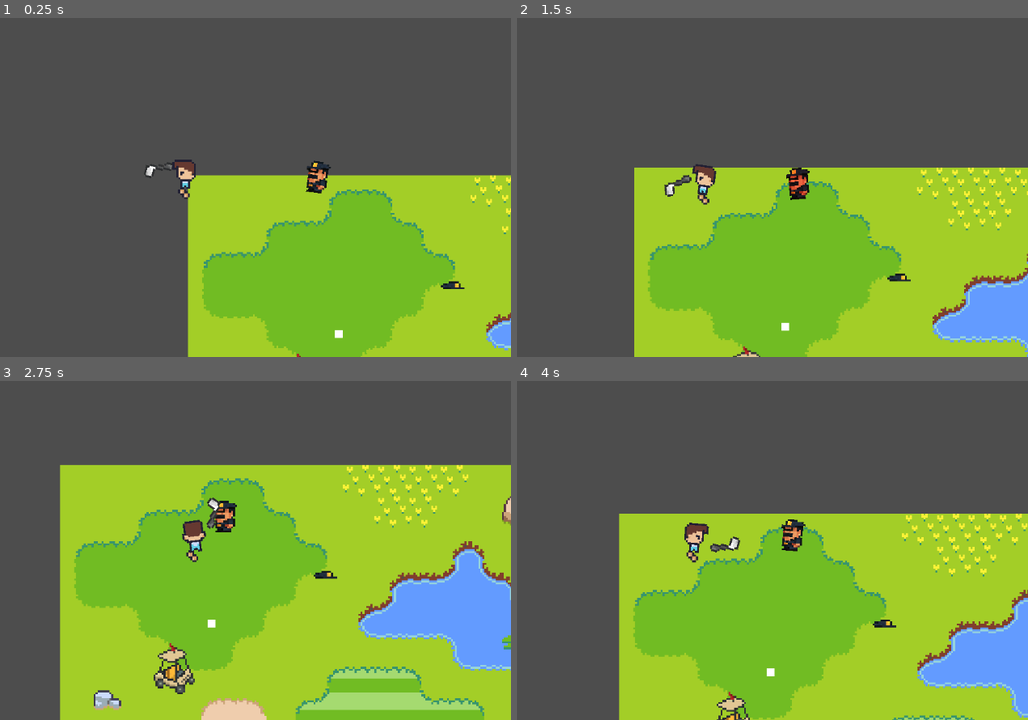
Above: before the commit, frames 1-4 (two rows, left to right).
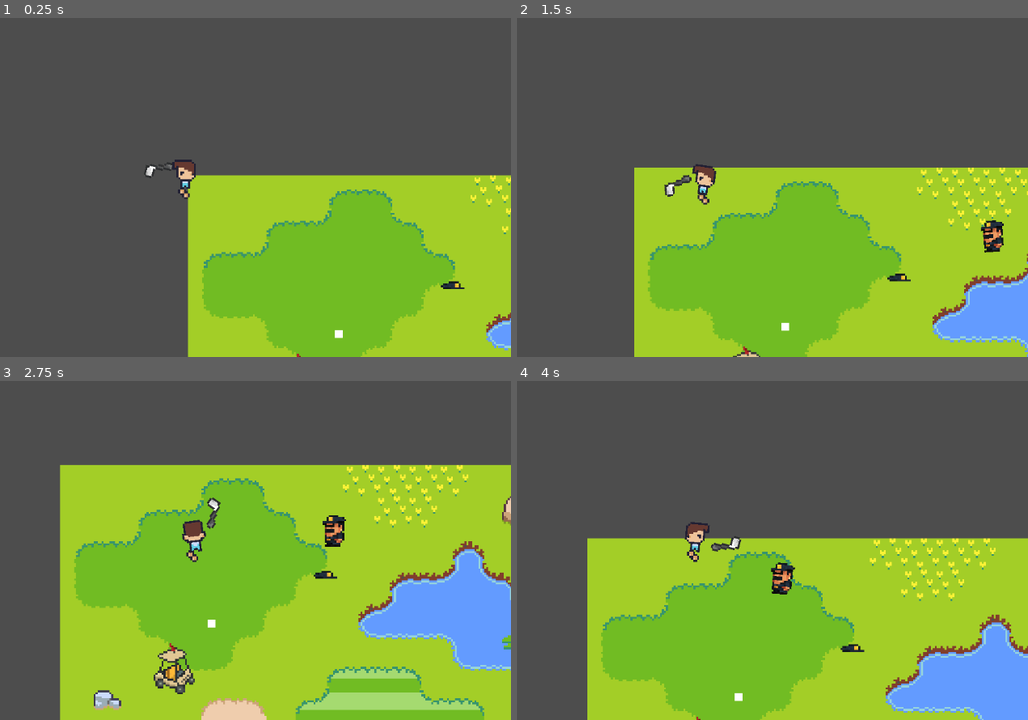
Above: after the commit, the same moments.

Repository: DiegoChiodi/Golf-Godot-HO-MY-GOLF
Game: Godot game, scene res://Scenes/RoomMaster.tscn
Two runs of this game, one before a commit and one after it. Both use one fixed random seed, a clock stepped at 60 frames per second and the inputs below.
Inputs (mouse positions are in pixels of both pictures, inside the frame that each line leads up to):
- Up to frame 1 (0.25 s): no input
- Up to frame 2 (1.5 s): move the mouse to (818, 177) at 0.52 s; press the mouse at (818, 177) at 0.53 s; hold D (move_right) 0.53-1.28 s; move the mouse to (578, 194) at 1.27 s; release the mouse at (578, 194) at 1.28 s; hold S (move_down) from 1.28 s (still down); tap Space (move_space) at 1.35 s
- Up to frame 3 (2.75 s): move the mouse to (250, 458) at 2.02 s; release S (move_down) at 2.03 s; press the mouse at (250, 458) at 2.03 s; hold D (move_right) from 2.03 s (still down)
- Up to frame 4 (4 s): move the mouse to (670, 611) at 2.77 s; release D (move_right) at 2.78 s; release the mouse at (670, 611) at 2.78 s; hold W (move_up) 2.78-3.53 s; tap Space (move_space) at 2.85 s; move the mouse to (900, 591) at 3.52 s; press the mouse at (900, 591) at 3.53 s; hold A (move_left) from 3.53 s (still down)

The runs differ from the first frame. In frame 1, 0.3% of the frame differs, in the area x 59-65%, y 42-52%; in frame 2, 0.7%; in frame 3, 0.7%; in frame 4, 22%, in the area x 13-100%, y 39-100%.

Commit message:
Enemy in spector

Diff:
--- a/Scenes/World.tscn
+++ b/Scenes/World.tscn
@@ -6,6 +6,7 @@
 [ext_resource type="PackedScene" uid="uid://cu3ftopqq2vdn" path="res://Scenes/Ball.tscn" id="5_p70al"]
 [ext_resource type="Script" uid="uid://ckqax8xrfaijj" path="res://Scripts/BallShadow.gd" id="6_45d1s"]
 [ext_resource type="PackedScene" uid="uid://2spk7t200iju" path="res://Scenes/GuardHelmet.tscn" id="6_q2d71"]
+[ext_resource type="PackedScene" uid="uid://dn6xsiot3ogq1" path="res://Scenes/SecurityGuard.tscn" id="7_y7y61"]
 
 [sub_resource type="TileSetAtlasSource" id="TileSetAtlasSource_y7y61"]
 texture = ExtResource("2_5nsto")
@@ -142,3 +143,6 @@
 offset_bottom = 63.0
 color = Color(0.147672, 0.147672, 0.147672, 1)
 script = ExtResource("6_45d1s")
+
+[node name="SecurityGuard" parent="." instance=ExtResource("7_y7y61")]
+position = Vector2(156, 43)
--- a/Scripts/Enemy.gd
+++ b/Scripts/Enemy.gd
@@ -17,6 +17,9 @@
 
 func setDirection () -> Vector2:
 	target = selectRival()
+	if target == null:
+		return Vector2.ZERO
+
 	return (target.global_position - global_position).normalized()
 
 func setMoveDirection () -> Vector2:
--- a/Scripts/SecurityGuard.gd
+++ b/Scripts/SecurityGuard.gd
@@ -1,8 +1,7 @@
 extends Enemy
 class_name Guard
 
-@onready var bod_ball = world.get_node("ball")
-
+var ball = null
 #Speed
 var speedNormal = 35.0
 var speed_deep = 0.03
@@ -53,12 +52,16 @@
 	drawSelf = $spr_guard
 
 func _on_area_2d_mouse_entered() -> void:
+	if ball == null:
+		return
 	mouseCol = true
-	bod_ball.colEnemy = true
-	bod_ball.enemyId = self
+	ball.colEnemy = true
+	ball.enemyId = self
 
 func _on_area_2d_mouse_exited() -> void:
-	bod_ball.colEnemy = false
+	if ball == null:
+		return
+	ball.colEnemy = false
 	mouseCol = false
 
 #func _on_are_hb_attack_area_entered(area: Area2D) -> void:
@@ -66,8 +69,12 @@
 
 #	pass
 
+func setup(_player : Player, _world : BaseScene) -> void:
+	super.setup(_player, _world)
+	ball = world.ball
+
 func attackSus():
-	if mouseCol && bod_ball.colPlayer: #Se o mouse está em cima o sprite fica vermelho
+	if mouseCol && ball.colPlayer: #Se o mouse está em cima o sprite fica vermelho
 		pass
 	else: #Volta a cor normal
 		pass
--- a/Scripts/World.gd
+++ b/Scripts/World.gd
@@ -2,14 +2,13 @@
 
 #Load files ------------------
 @onready var ball: Node2D = $ball
-var guard : Guard = preload("res://Scenes/SecurityGuard.tscn").instantiate()
+@onready var guard = $SecurityGuard
 
 #Functions ----------------
 func _ready():
 	# Garante que a câmera siga o Player
 	camera.position = player.position
 	guard.setup(player, self)
-	add_child(guard)
 
 func _process(delta):
 	#modulate = cor_rgb(255,255,0)
--- a/Scripts/WorldContainer.gd
+++ b/Scripts/WorldContainer.gd
@@ -1,8 +1,11 @@
 extends BaseScene
 class_name WorldContainer
 
-func load_room(path, player, camera):
+func load_room(path : String, player : Player, camera) -> void:
 	var new_room = load(path).instantiate()
 	if new_room is BaseScene:
 		new_room.setup(player, camera)
 	add_child(new_room)
+
+func destroy_room(path : String) -> void:
+	pass
Not shown: 1 places in Scenes/World.tscn that only renumber resources
